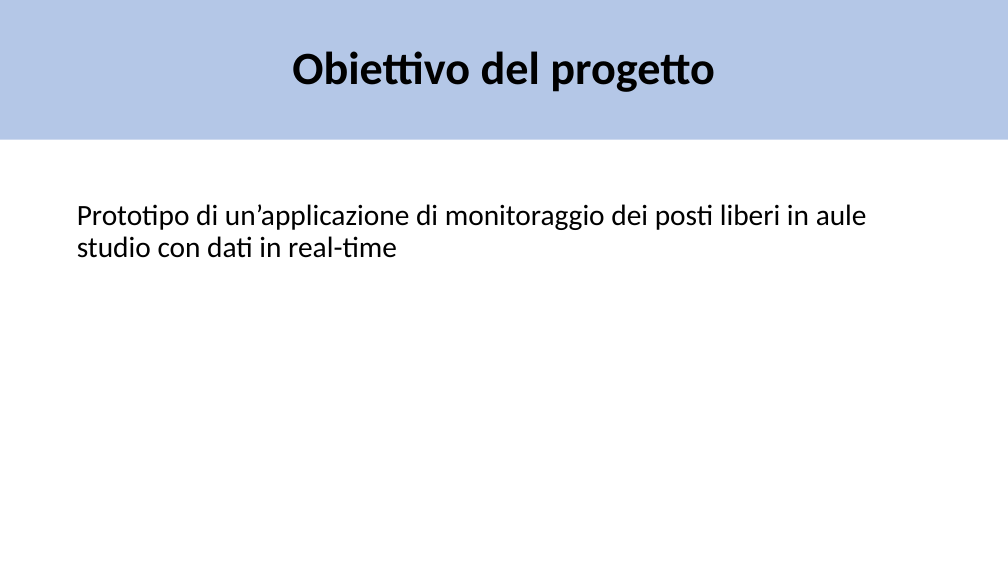
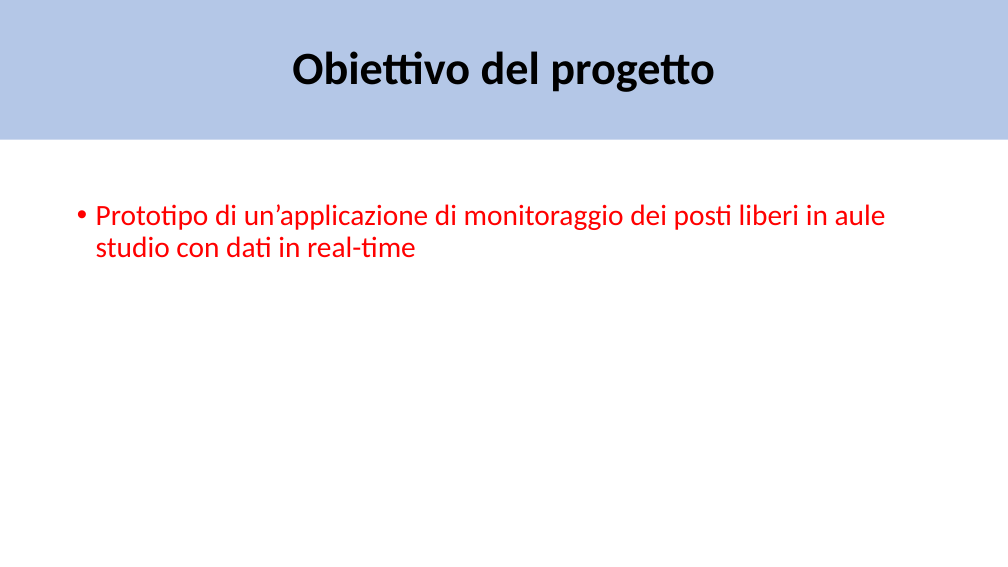
Before and after one commit to matte21/CalcM, a slide deck: slide 2 of ontologia.pptx. Drawn at 1008x567 pixels with LibreOffice and Linux fonts; fonts in the diff are those of the drawing. Boxes give left, top, right and bottom in pixels: in the first picture for what was removed or moved away, otherwise in the second. Text is boxed around its words. In the diff, an @@ line names an element or a change of style, - is before the commit and + after.

Commit message:
aggiunge slide sull'architettura dell'applicazione e fa alcune modifiche minori all'ontologia

```diff
--- a/ontologia.pptx
+++ b/ontologia.pptx
@@ text "Prototipo di un’applicazione di monitoraggio ..." at box(96, 204, 886, 258): text colour #000000 to #FF0000; bullet none to • @@
```
Also in this commit, not shown: 4 other slides changed, 3 slides added, 2 slides removed, 1 other file.
